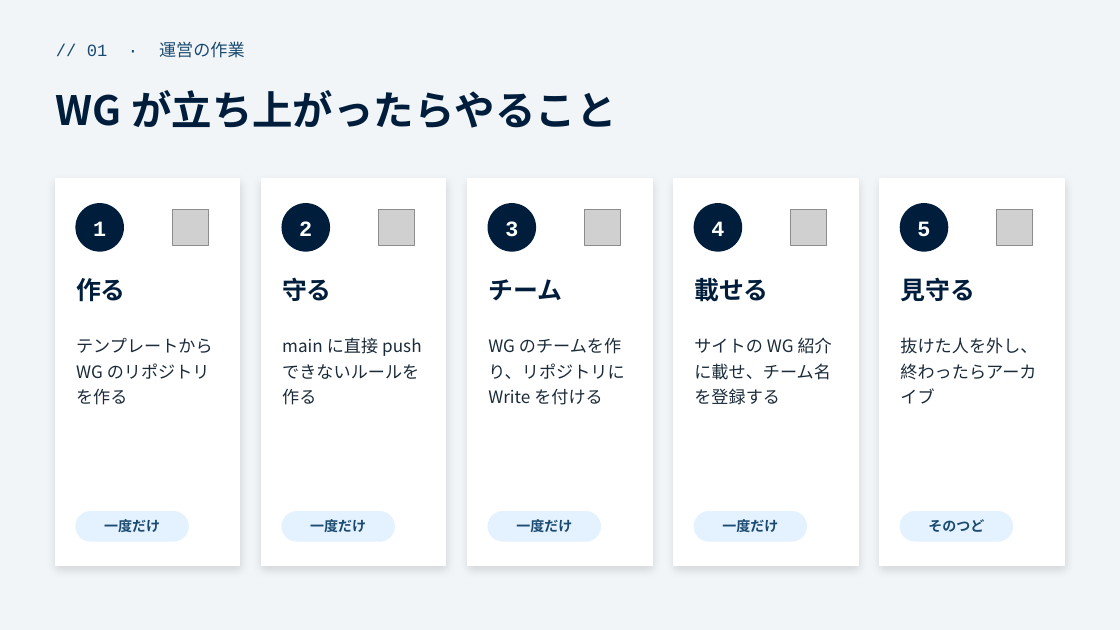
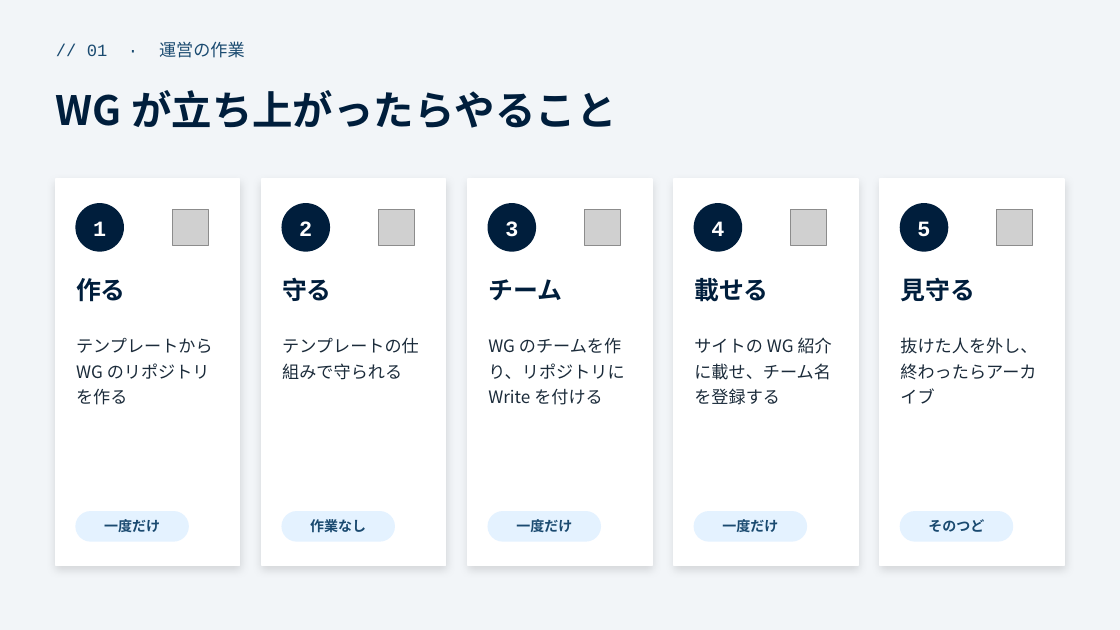
Before and after one commit to funITclub/homepage, a slide deck: slide 2 of docs/WG立ち上げガイド/01_リポジトリの作り方と運用.pptx. Drawn at 1120x630 pixels with LibreOffice and Linux fonts; fonts in the diff are those of the drawing; grey boxes stand for pictures. Boxes give left, top, right and bottom in pixels: in the first picture for what was removed or moved away, otherwise in the second. Text is boxed around its words. In the diff, an @@ line names an element or a change of style, - is before the commit and + after.

```diff
--- a/docs/WG立ち上げガイド/01_リポジトリの作り方と運用.pptx
+++ b/docs/WG立ち上げガイド/01_リポジトリの作り方と運用.pptx
@@ text at <box>282,338,419,380</box>: text changed @@
-main に直接 push できないルールを作る
+テンプレートの仕組みで守られる
@@ text at <box>310,519,366,533</box>: text changed @@
-一度だけ
+作業なし
```
Also in this commit, not shown: 2 other slides changed, 1 slide added, 2 slides removed, 5 other files.
